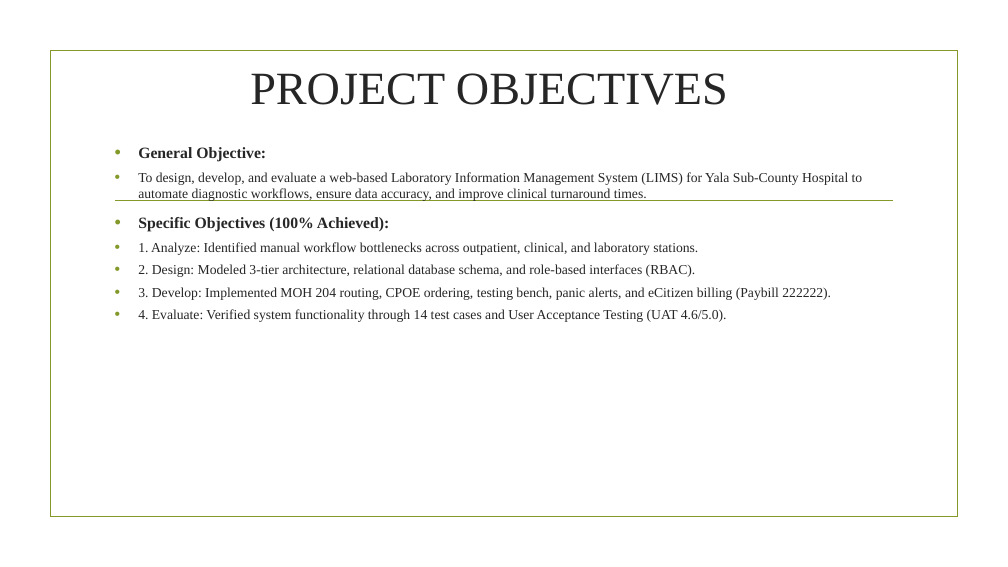
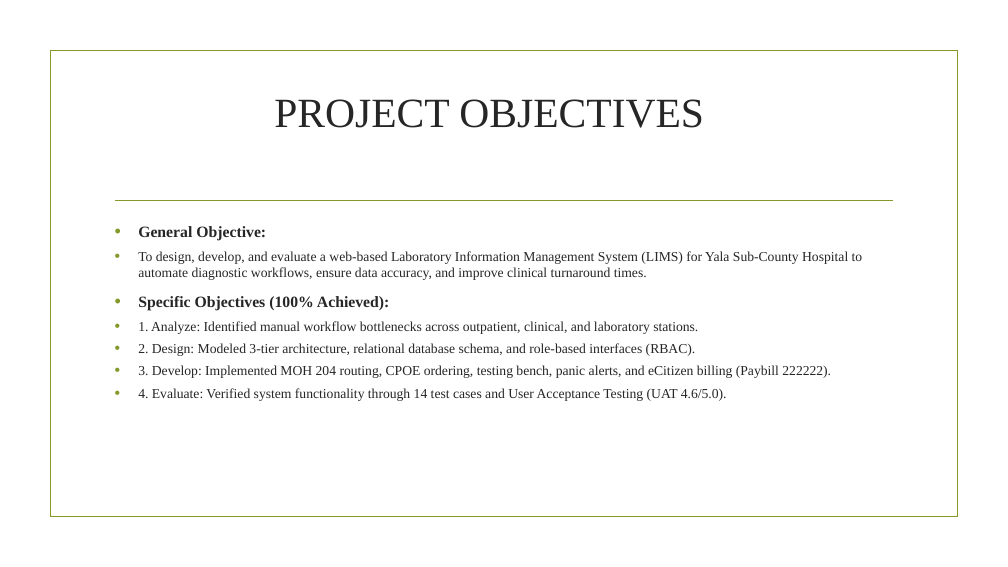
Before and after one commit to noliptical-web/Yala-LIMS, a slide deck: slide 5 of PROJECT_B_FINAL_PRESENTATION_OWUOR_COLLINS.pptx. Drawn at 1008x567 pixels with LibreOffice and Linux fonts; fonts in the diff are those of the drawing; background and template pictures are left out. Boxes give left, top, right and bottom in pixels: in the first picture for what was removed or moved away, otherwise in the second. Text is boxed around its words. In the diff, an @@ line names an element or a change of style, - is before the commit and + after.

Commit message:
docs: finalize Yala_LIMS_Final_Report_Complete 2 with clear academic objectives, updated supervisors, and export PDF

```diff
--- a/PROJECT_B_FINAL_PRESENTATION_OWUOR_COLLINS.pptx
+++ b/PROJECT_B_FINAL_PRESENTATION_OWUOR_COLLINS.pptx
@@ title "PROJECT OBJECTIVES" at bbox=[274, 99, 704, 128]: size 44 to 39.6 pt @@
@@ text "General Objective:": place and size @@
-text "General Objective:" at bbox=[138, 147, 863, 322]
+text "General Objective:" at bbox=[138, 226, 863, 401]
```
Also in this commit, not shown: 1 other slide changed, 3 other files.
